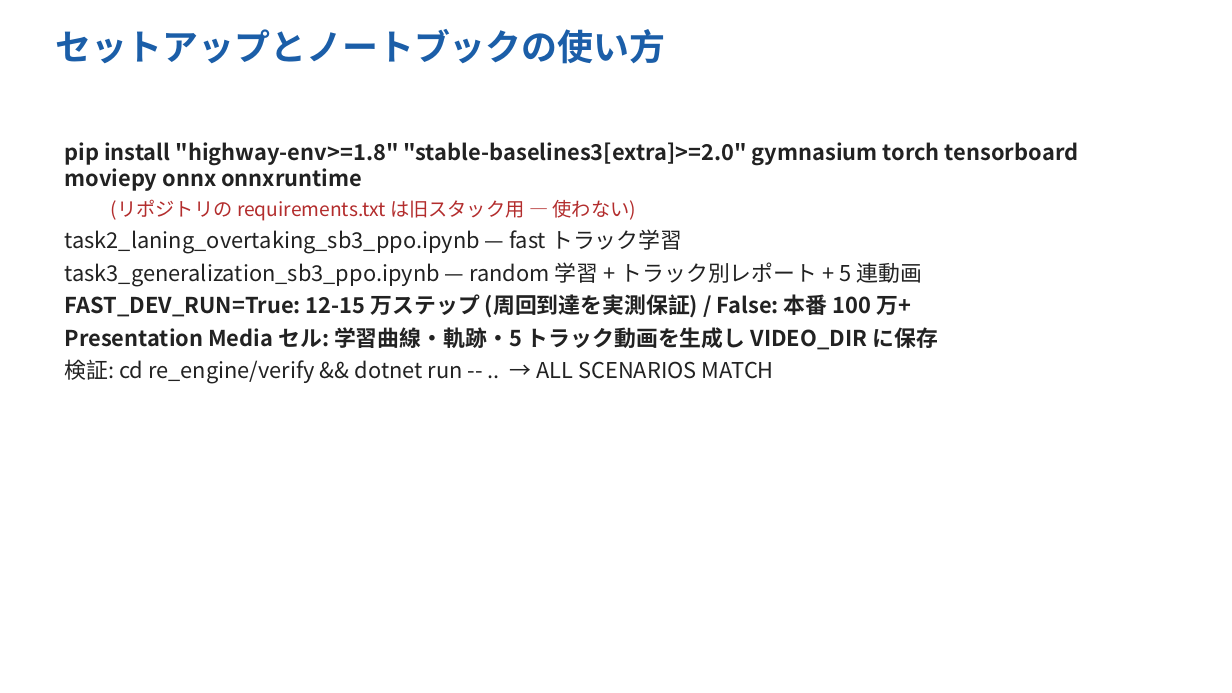
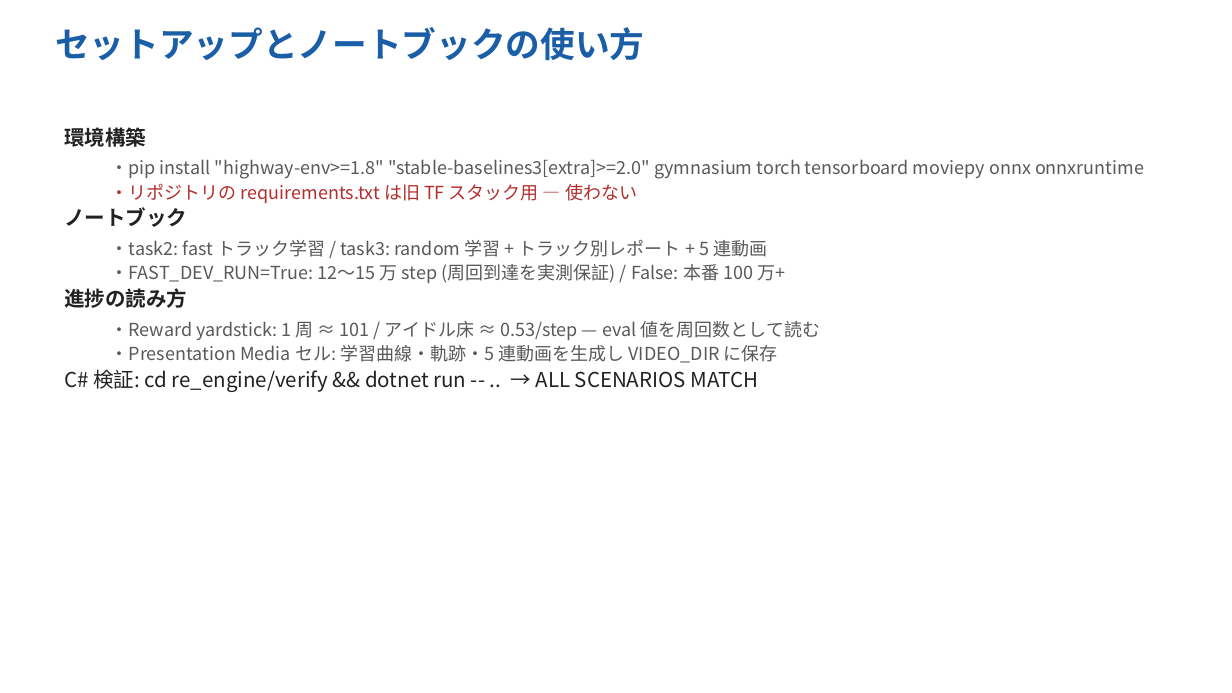
Before and after one commit to Evergarden0101/CircuitAgents, a slide deck: slide 18 of docs/CircuitAgents_intro_ja.pptx (slide 19 before the commit). Drawn at 1232x693 pixels with LibreOffice and Linux fonts; fonts in the diff are those of the drawing. Boxes give left, top, right and bottom in pixels: in the first picture for what was removed or moved away, otherwise in the second. Text is boxed around its words. In the diff, an @@ line names an element or a change of style, - is before the commit and + after.

```diff
--- a/docs/CircuitAgents_intro_ja.pptx
+++ b/docs/CircuitAgents_intro_ja.pptx
@@ text "セットアップとノートブックの使い方" at (55,27,644,61): size 28 to 27 pt @@
@@ text at (64,124,1144,392): text changed; size 17 to 14 pt; text colour #222222 to #595959; bold off @@
-pip install "highway-env>=1.8" "stable-baselines3[extra]>=2.0" gymnasium torch tensorboard moviepy onnx onnxruntime
-  (リポジトリの requirements.txt は旧スタック用 — 使わない)
-task2_laning_overtaking_sb3_ppo.ipynb — fast トラック学習
-task3_generalization_sb3_ppo.ipynb — random 学習 + トラック別レポート + 5 連動画
-FAST_DEV_RUN=True: 12-15 万ステップ (周回到達を実測保証) / False: 本番 100 万+
-Presentation Media セル: 学習曲線・軌跡・5 トラック動画を生成し VIDEO_DIR に保存
-検証: cd re_engine/verify && dotnet run -- .. → ALL SCENARIOS MATCH
+環境構築
+  ・pip install "highway-env>=1.8" "stable-baselines3[extra]>=2.0" gymnasium torch tensorboard moviepy onnx onnxruntime
+  ・リポジトリの requirements.txt は旧 TF スタック用 — 使わない
+ノートブック
+  ・task2: fast トラック学習 / task3: random 学習 + トラック別レポート + 5 連動画
+  ・FAST_DEV_RUN=True: 12〜15 万 step (周回到達を実測保証) / False: 本番 100 万+
+進捗の読み方
+  ・Reward yardstick: 1 周 ≈ 101 / アイドル床 ≈ 0.53/step — eval 値を周回数として読む
+  ・Presentation Media セル: 学習曲線・軌跡・5 連動画を生成し VIDEO_DIR に保存
+C# 検証: cd re_engine/verify && dotnet run -- .. → ALL SCENARIOS MATCH
```
Also in this commit, not shown: 16 other slides changed, 2 slides added, 3 slides removed, 3 other files.
